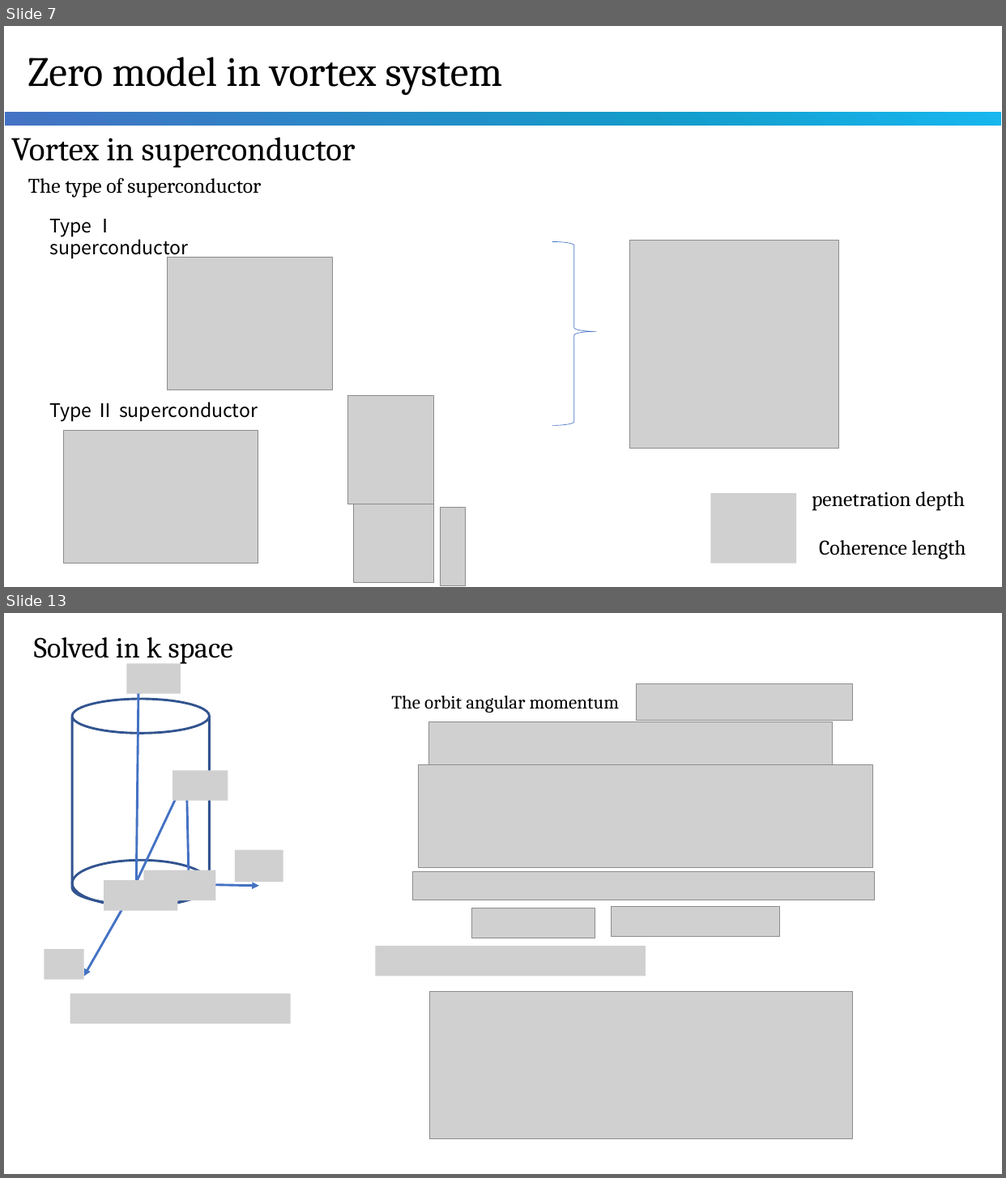
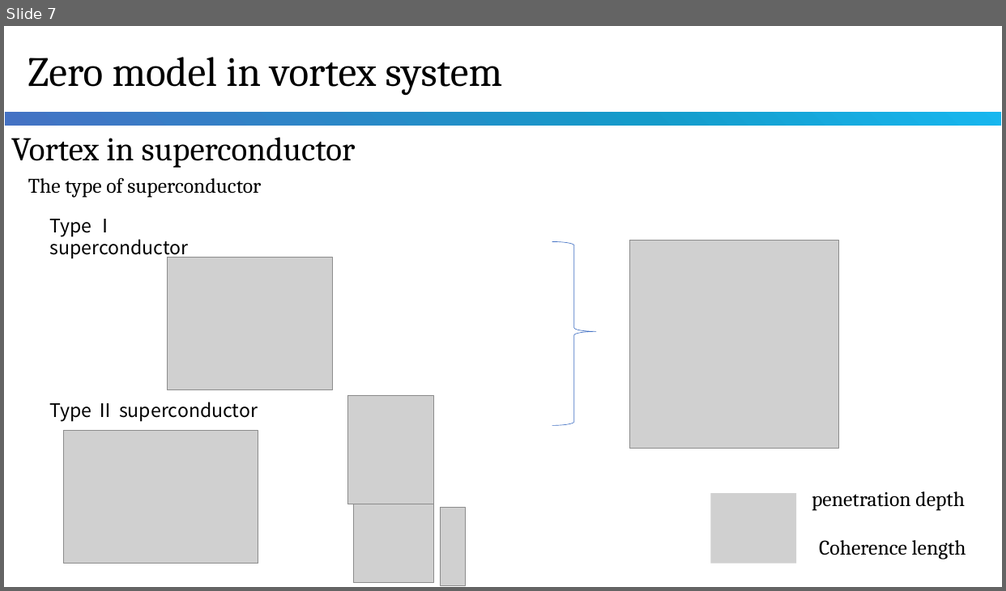
Before and after one commit to WCheng111/physics-computation, a slide deck: vortex.pptx. Shown one above the other, each under a label of ours: slides 7 and 13 before the commit, slide 7 after it; the slides between them are not shown. The pictures are 1006x1178 and 1006x591 pixels, drawn with LibreOffice and Linux fonts; fonts in the diff are those of the drawing; grey boxes stand for pictures. Boxes give left, top, right and bottom in pixels: in the first picture for what was removed or moved away, otherwise in the second. Text is boxed around its words. In the diff, an @@ line names an element or a change of style, - is before the commit and + after.

```diff
--- a/vortex.pptx
+++ b/vortex.pptx
@@ slide 13 removed at (x1=4, y1=613, x2=1002, y2=1174), background #FFFFFF @@
@@ text removed at (x1=34, y1=637, x2=234, y2=665) @@
-Solved in k space
@@ picture removed at (x1=127, y1=664, x2=181, y2=694) @@
@@ picture removed at (x1=636, y1=684, x2=852, y2=721) @@
@@ cylinder removed at (x1=72, y1=699, x2=209, y2=905) @@
@@ arrow removed from (137, 884) to (138, 687) @@
@@ text removed at (x1=391, y1=696, x2=620, y2=713) @@
-The orbit angular momentum
@@ picture removed at (x1=429, y1=722, x2=833, y2=773) @@
@@ line removed from (137, 881) to (187, 776) @@
@@ picture removed at (x1=172, y1=770, x2=228, y2=800) @@
@@ line removed from (189, 900) to (187, 776) @@
@@ picture removed at (x1=419, y1=764, x2=873, y2=867) @@
@@ picture removed at (x1=235, y1=850, x2=283, y2=883) @@
@@ ellipse removed at (x1=72, y1=860, x2=209, y2=906) @@
@@ arc (boxed as its full ellipse) removed at (x1=124, y1=861, x2=163, y2=901) @@
@@ picture removed at (x1=144, y1=871, x2=216, y2=901) @@
@@ picture removed at (x1=413, y1=871, x2=875, y2=900) @@
@@ arrow removed from (138, 882) to (84, 976) @@
@@ picture removed at (x1=104, y1=880, x2=177, y2=910) @@
@@ line removed from (189, 900) to (137, 883) @@
@@ arrow removed from (138, 884) to (259, 886) @@
@@ picture removed at (x1=472, y1=908, x2=595, y2=938) @@
@@ picture removed at (x1=612, y1=906, x2=780, y2=937) @@
@@ picture removed at (x1=44, y1=949, x2=83, y2=979) @@
@@ picture removed at (x1=375, y1=946, x2=646, y2=976) @@
@@ picture removed at (x1=70, y1=994, x2=290, y2=1024) @@
@@ picture removed at (x1=429, y1=992, x2=852, y2=1139) @@
```
Also in this commit, not shown: 6 slides changed, 1 slide added, 2 other slides removed, 2 other files.
